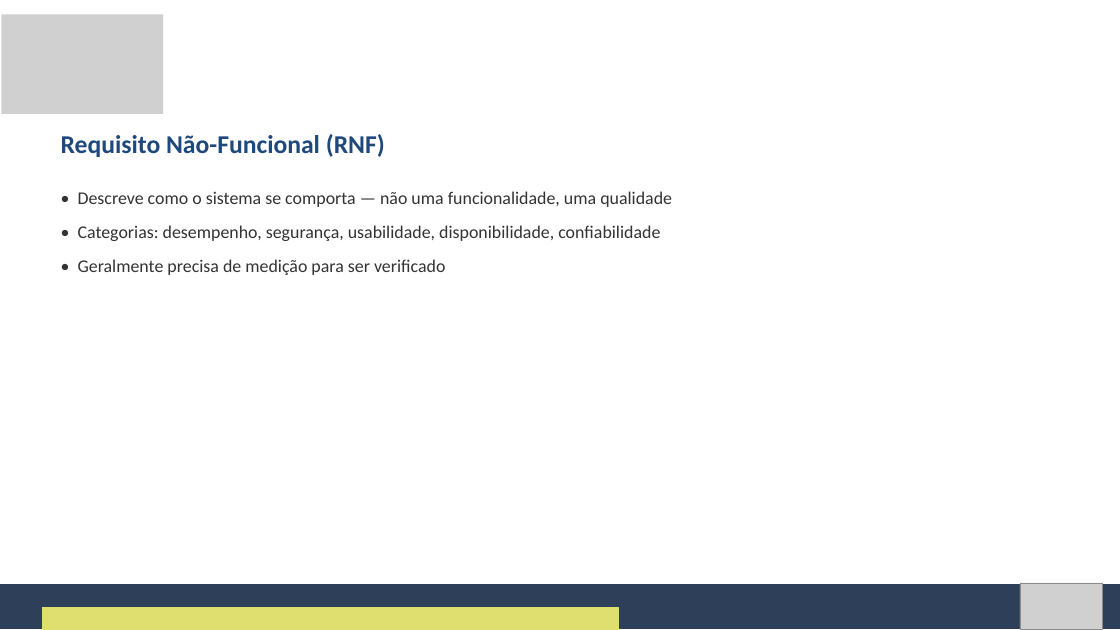
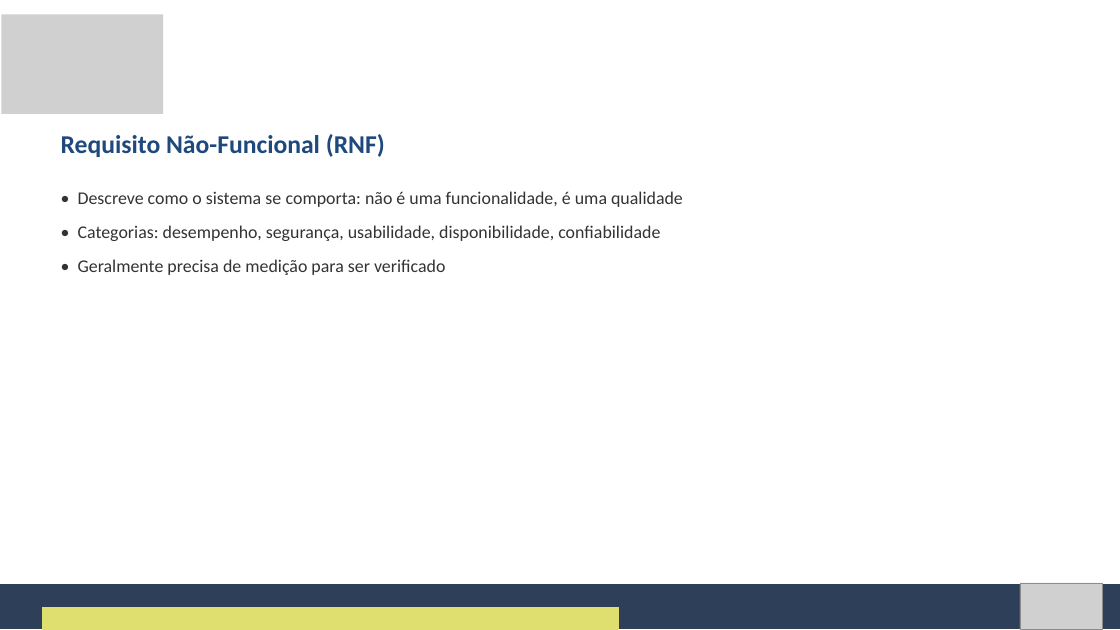
Before and after one commit to Natan20/Curso-Modelagem-De-Sistemas-Material, a slide deck: slide 9 of Aula 02 - 04-09-2026/Aula 2 - Slides.pptx. Drawn at 1120x630 pixels with LibreOffice and Linux fonts; fonts in the diff are those of the drawing; grey boxes stand for pictures. Boxes give left, top, right and bottom in pixels: in the first picture for what was removed or moved away, otherwise in the second. Text is boxed around its words. In the diff, an @@ line names an element or a change of style, - is before the commit and + after.

```diff
--- a/Aula 02 - 04-09-2026/Aula 2 - Slides.pptx
+++ b/Aula 02 - 04-09-2026/Aula 2 - Slides.pptx
@@ text at (78,191,683,207): text changed @@
-• Descreve como o sistema se comporta — não uma funcionalidade, uma qualidade
+• Descreve como o sistema se comporta: não é uma funcionalidade, é uma qualidade
```
Also in this commit, not shown: 14 other slides changed, 2 other files.
